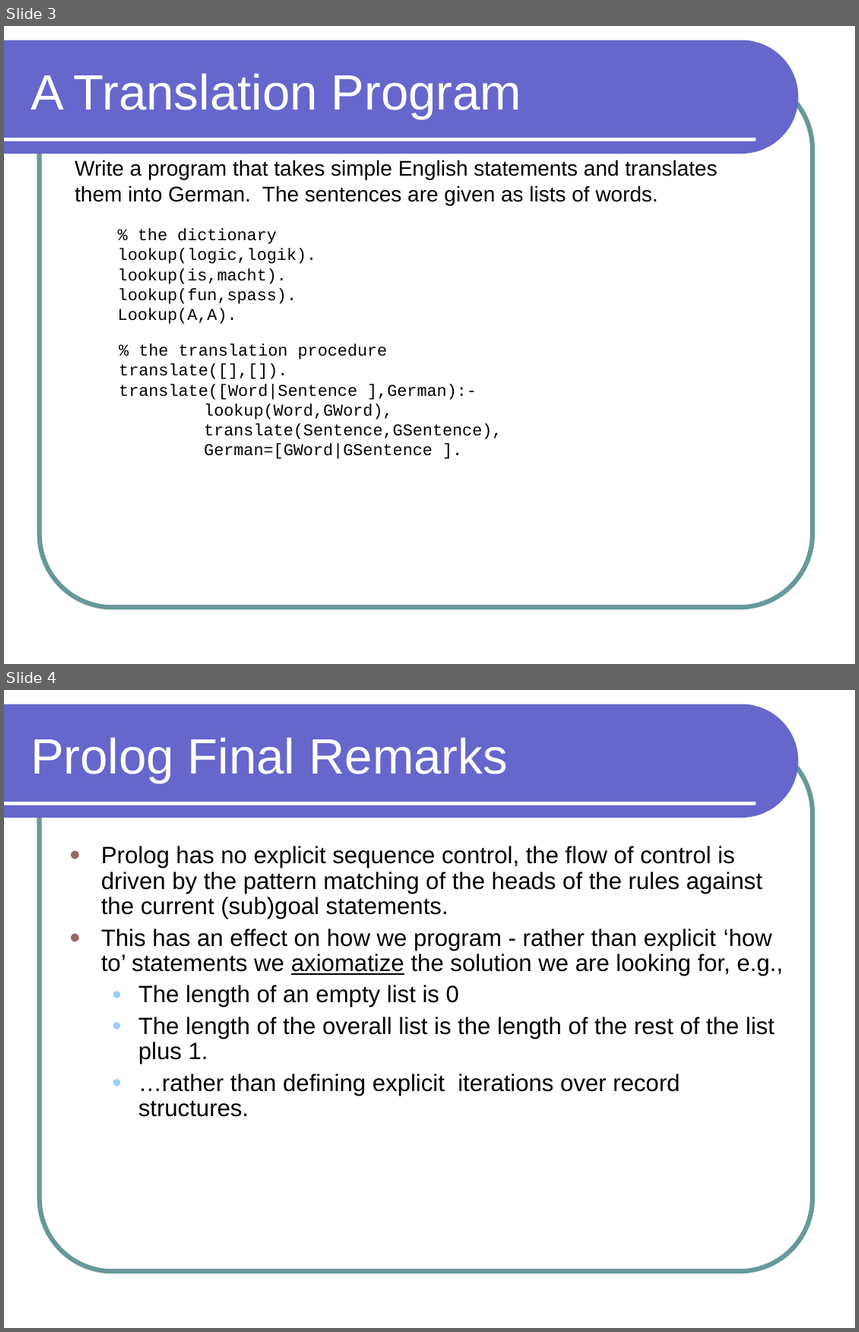
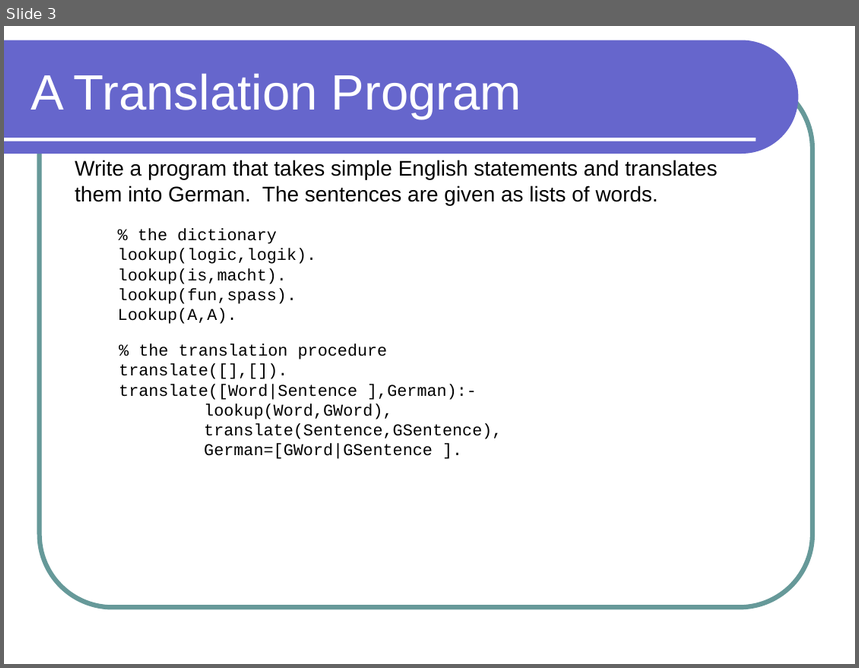
Before and after one commit to lutzhamel/CSC301, a slide deck: notes/csc301-ln023.ppt. Shown one above the other, each under a label of ours: slides 3 and 4 before the commit, slide 3 after it. The pictures are 859x1332 and 859x668 pixels, drawn with LibreOffice and Linux fonts; fonts in the diff are those of the drawing. Boxes give left, top, right and bottom in pixels: in the first picture for what was removed or moved away, otherwise in the second. Text is boxed around its words. In the diff, an @@ line names an element or a change of style, - is before the commit and + after.

```diff
--- a/notes/csc301-ln023.ppt
+++ b/notes/csc301-ln023.ppt
@@ slide 4 removed at (x1=4, y1=690, x2=855, y2=1328), background #FFFFFF; not listed: 3 template elements that a slide beside it also shows @@
@@ title removed at (x1=31, y1=737, x2=508, y2=783) @@
-Prolog Final Remarks
@@ text removed at (x1=101, y1=846, x2=784, y2=1117) @@
-● Prolog has no explicit sequence control, the flow of control is driven by the pattern matching of the heads of the rules against the current (sub)goal statements.
-● This has an effect on how we program - rather than explicit ‘how to’ statements we axiomatize the solution we are looking for, e.g.,
-  ● The length of an empty list is 0
-  ● The length of the overall list is the length of the rest of the list plus 1.
-  ● …rather than defining explicit iterations over record structures.
```
Also in this commit, not shown: 1 slide changed, 1 other file.
